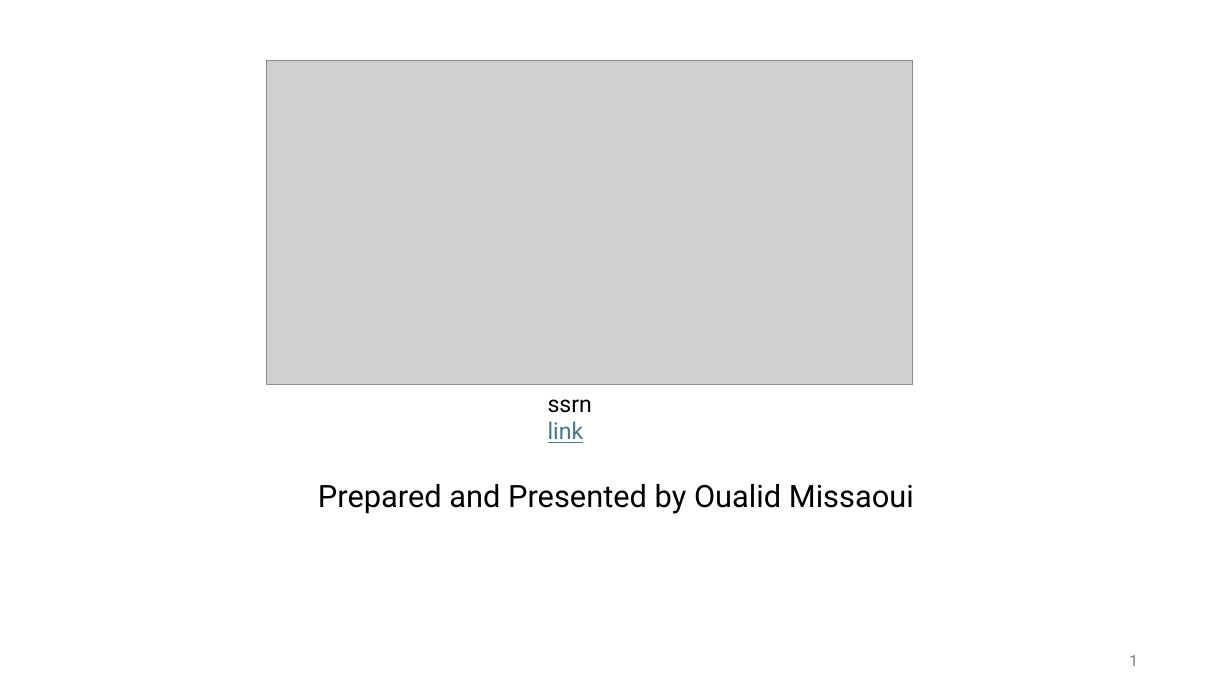
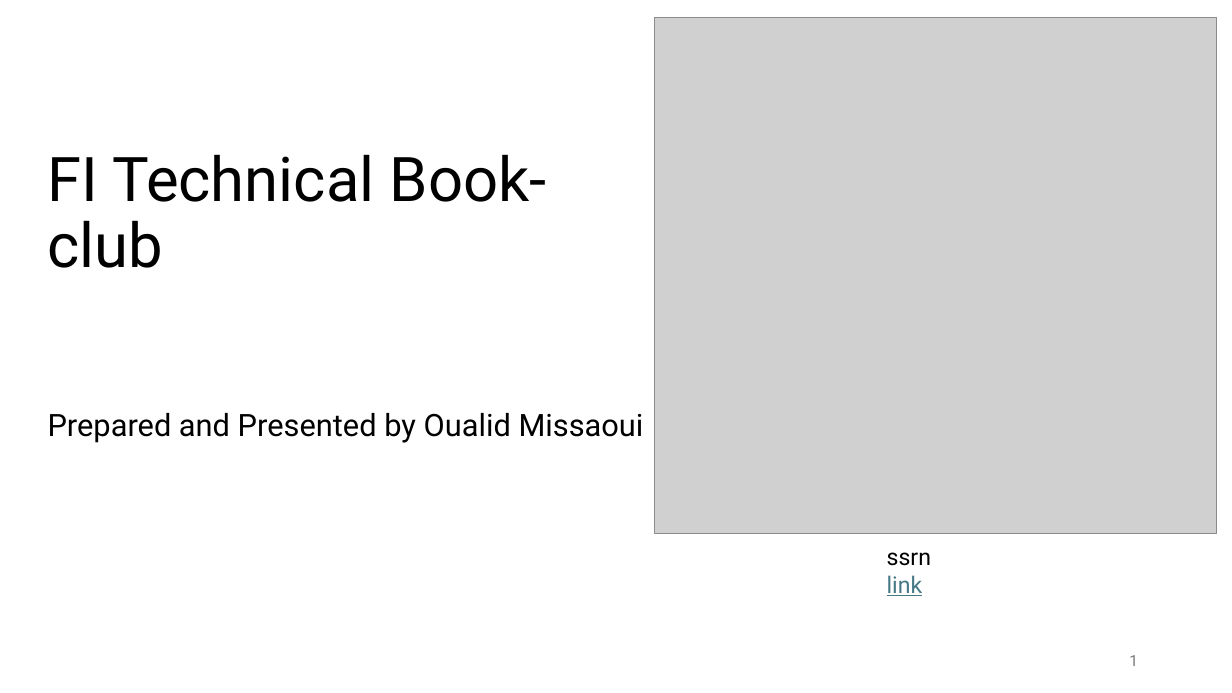
Before and after one commit to omroot/d2l_pytorch, a slide deck: slide 1 of mylearnings/mylecturenotes/GlassBox_ML_and_CorporateBondReturns.pptx. Drawn at 1232x693 pixels with LibreOffice and Linux fonts; fonts in the diff are those of the drawing; grey boxes stand for pictures. Boxes give left, top, right and bottom in pixels: in the first picture for what was removed or moved away, otherwise in the second. Text is boxed around its words. In the diff, an @@ line names an element or a change of style, - is before the commit and + after.

```diff
--- a/mylearnings/mylecturenotes/GlassBox_ML_and_CorporateBondReturns.pptx
+++ b/mylearnings/mylecturenotes/GlassBox_ML_and_CorporateBondReturns.pptx
@@ picture added at [655,18,1217,533] @@
@@ picture removed at [266,61,913,384] @@
@@ title added at [48,154,547,268], 48 pt, text #000000 @@
+FI Technical Book-club
@@ subtitle "Prepared and Presented by Oualid ...": place and size @@
-subtitle "Prepared and Presented by Oualid ..." at [318,484,914,514]
+subtitle "Prepared and Presented by Oualid ..." at [48,413,644,443]
@@ subtitle "Prepared and Presented by Oualid ..." at [48,413,644,443]: alignment centre to left @@
@@ text "ssrn link": place and size @@
-text "ssrn link" at [548,399,592,443]
+text "ssrn link" at [887,552,931,596]
```
Also in this commit, not shown: 2 other slides changed, 3 slides added, 2 slides removed.
